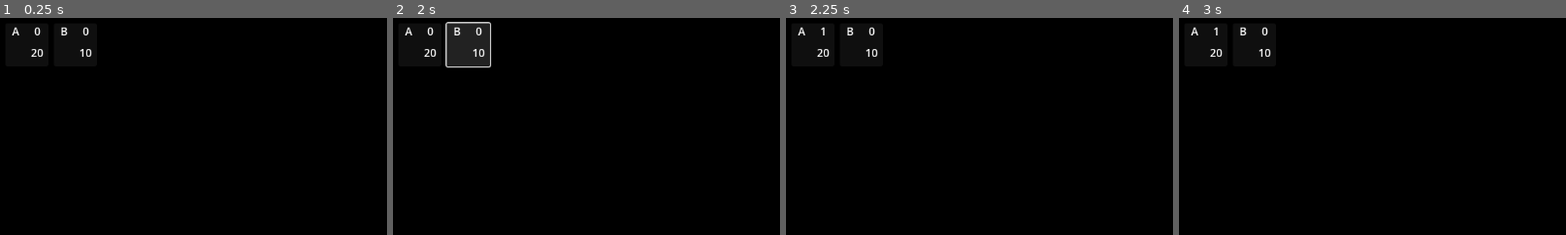
Above: before the commit, frames 1-4 (left to right).
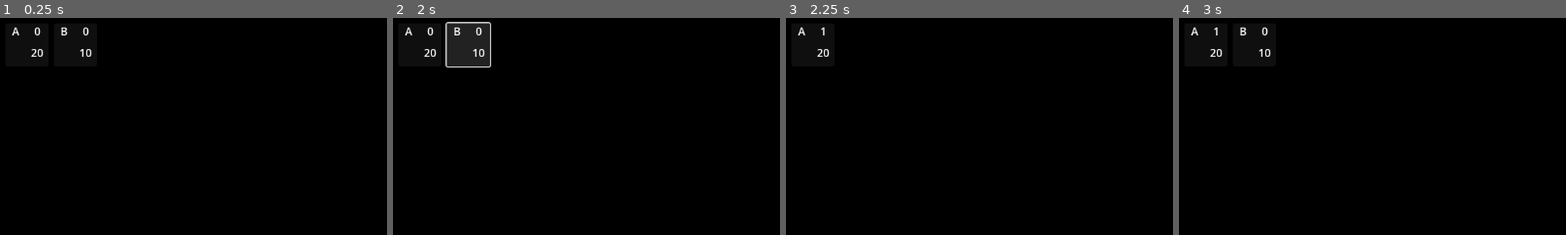
Above: after the commit, the same moments.

Repository: Carth501/The-Big-Grid
Game: Godot game, scene res://scenes/Game.tscn
Two runs of this game, one before a commit and one after it. Both use one fixed random seed, a clock stepped at 60 frames per second and the inputs below.
Inputs:
- Up to frame 1 (0.25 s): no input
- Up to frame 2 (2 s): click "[center]A[center]" at 0.5 s; click "[center]B[center]" at 1.25 s
- Up to frame 3 (2.25 s): click "Increment A" at 2 s
- Up to frame 4 (3 s): click "Trade A for B" at 2.75 s
The pictures show only the part of the screen within x 0-50%, y 0-50%; the shares and areas given below are measured in that part.

Frames 1-2 are identical in both runs. In frame 3, 0.2% of the frame differs, in the area x 15-24%, y 4-19%; in frame 4, nothing differs.

Commit message:
create filter flow

Diff:
--- a/scenes/Action.tscn
+++ b/scenes/Action.tscn
@@ -7,4 +7,6 @@
 offset_bottom = 64.0
 script = ExtResource("1_2pt23")
 
+[connection signal="mouse_entered" from="." to="." method="set_filter"]
+[connection signal="mouse_exited" from="." to="." method="unset_filter"]
 [connection signal="pressed" from="." to="." method="actuate"]
--- a/scenes/Game.tscn
+++ b/scenes/Game.tscn
@@ -75,4 +75,6 @@
 resources = NodePath("../HSplitContainer/BigGrid")
 
 [connection signal="attempt_action" from="HSplitContainer/ActionPanel" to="HSplitContainer/BigGrid" method="apply_changes"]
+[connection signal="declare_filter" from="HSplitContainer/ActionPanel" to="HSplitContainer/BigGrid" method="set_filter"]
+[connection signal="end_filter" from="HSplitContainer/ActionPanel" to="HSplitContainer/BigGrid" method="clear_filter"]
 [connection signal="pressed" from="ToggleDevButton" to="DevelopmentPanel" method="toggle_dev_panel"]
--- a/scripts/ActionPanel.gd
+++ b/scripts/ActionPanel.gd
@@ -1,6 +1,8 @@
 class_name action_panel extends Control
 
 signal attempt_action(changes : Variant)
+signal declare_filter(filter : Array)
+signal end_filter
 
 @export var starting_actions : Array[String]
 @export var button_container : Control
@@ -27,7 +29,15 @@
 		return
 	new_button.change_label(ActionTranslatorSingle.data[id])
 	action_ids.append(id)
+	new_button.declare_filter.connect(set_filter)
+	new_button.end_filter.connect(unset_filter)
 
 func push_action(changes: Variant):
 	print(changes)
 	attempt_action.emit(changes)
+
+func set_filter(filter : Array):
+	declare_filter.emit(filter)
+
+func unset_filter():
+	end_filter.emit()
--- a/scripts/action.gd
+++ b/scripts/action.gd
@@ -1,6 +1,8 @@
 class_name action extends Button
 
 signal attempt(change : Array)
+signal declare_filter(filter : Array)
+signal end_filter
 
 var change : Array
 
@@ -12,3 +14,12 @@
 
 func change_label(new_text : String):
 	text = new_text
+
+func set_filter():
+	var filter = []
+	for resource_change in change:
+		filter.append(resource_change.id)
+	declare_filter.emit(filter)
+
+func unset_filter():
+	end_filter.emit()
--- a/scripts/resource_pile.gd
+++ b/scripts/resource_pile.gd
@@ -3,8 +3,8 @@
 var resources := {}
 @export var resource_grid : GridContainer
 @export var _resource_popup : resource_popup
-var resource_bins := {}
 @onready var resource_pack = preload("res://scenes/Resource_Stack.tscn")
+var filter_list = []
 
 func _ready():
 	add_resource("A")
@@ -61,3 +61,20 @@
 		if(net <= 0):
 			return false
 	return true
+
+func set_filter(list : Array):
+	filter_list = list
+	handle_visibility()
+
+func clear_filter():
+	filter_list = []
+	for resource_bucket in resources:
+		resources[resource_bucket].visible = true
+
+func handle_visibility():
+	for resource_bucket in resources:
+		if(resources.has(resource_bucket)):
+			if(filter_list.has(resource_bucket)):
+				resources[resource_bucket].visible = true
+			else:
+				resources[resource_bucket].visible = false
